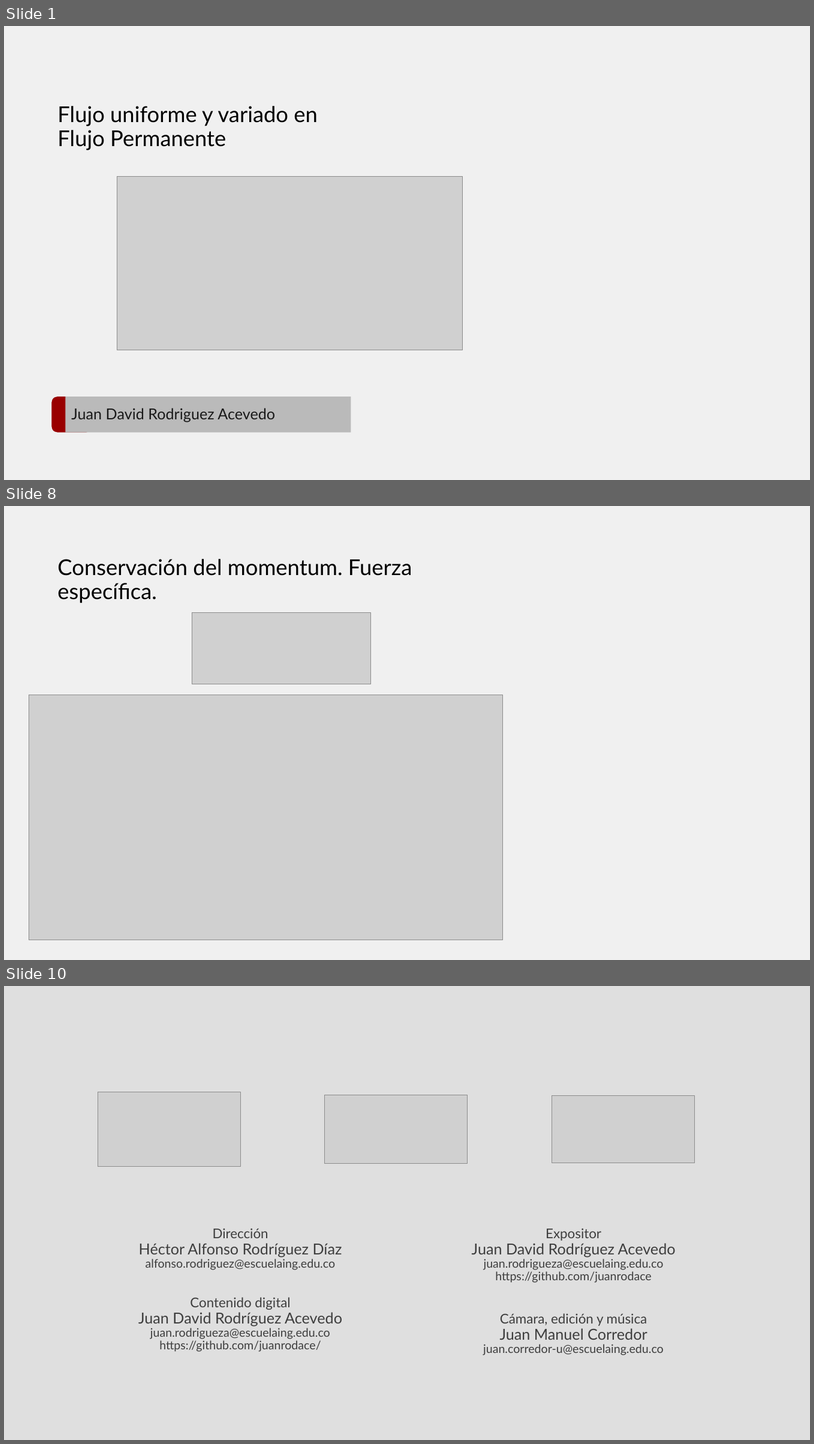
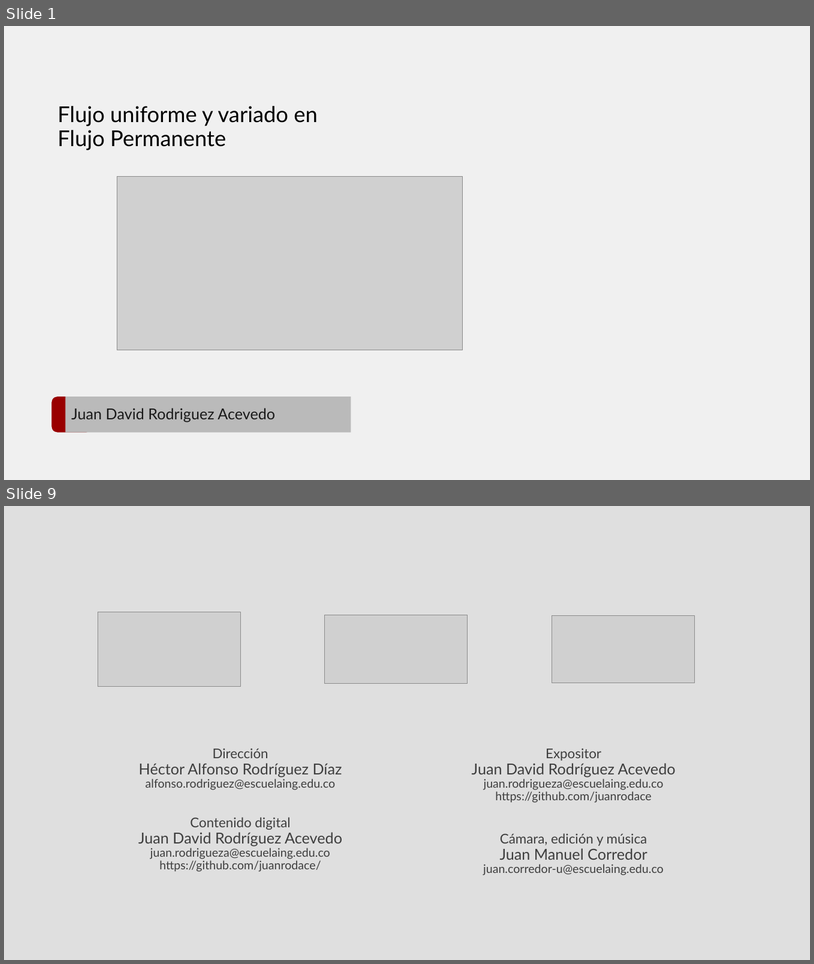
Before and after one commit to juanrodace/J.HRAS, a slide deck: Section01/VariedFlow/HRAS.S1.VF.pptx. Shown one above the other, each under a label of ours: slides 1, 8 and 10 before the commit, slides 1 and 9 after it; the slides between them are not shown. The pictures are 814x1444 and 814x964 pixels, drawn with LibreOffice and Linux fonts; fonts in the diff are those of the drawing; grey boxes stand for pictures; background and template pictures are left out. Boxes give left, top, right and bottom in pixels: in the first picture for what was removed or moved away, otherwise in the second. Text is boxed around its words. In the diff, an @@ line names an element or a change of style, - is before the commit and + after.

```diff
--- a/Section01/VariedFlow/HRAS.S1.VF.pptx
+++ b/Section01/VariedFlow/HRAS.S1.VF.pptx
@@ slide 8 removed at bbox=[4, 506, 810, 960], background #F0F0F0 @@
@@ title removed at bbox=[57, 559, 413, 603] @@
-Conservación del momentum. Fuerza específica.
@@ picture removed at bbox=[192, 612, 371, 683] @@
@@ picture removed at bbox=[29, 695, 503, 940] @@
@@ what was slide 10 is now slide 9 @@
```
Also in this commit, not shown: 2 slides changed, 5 slides added, 5 other slides removed.
